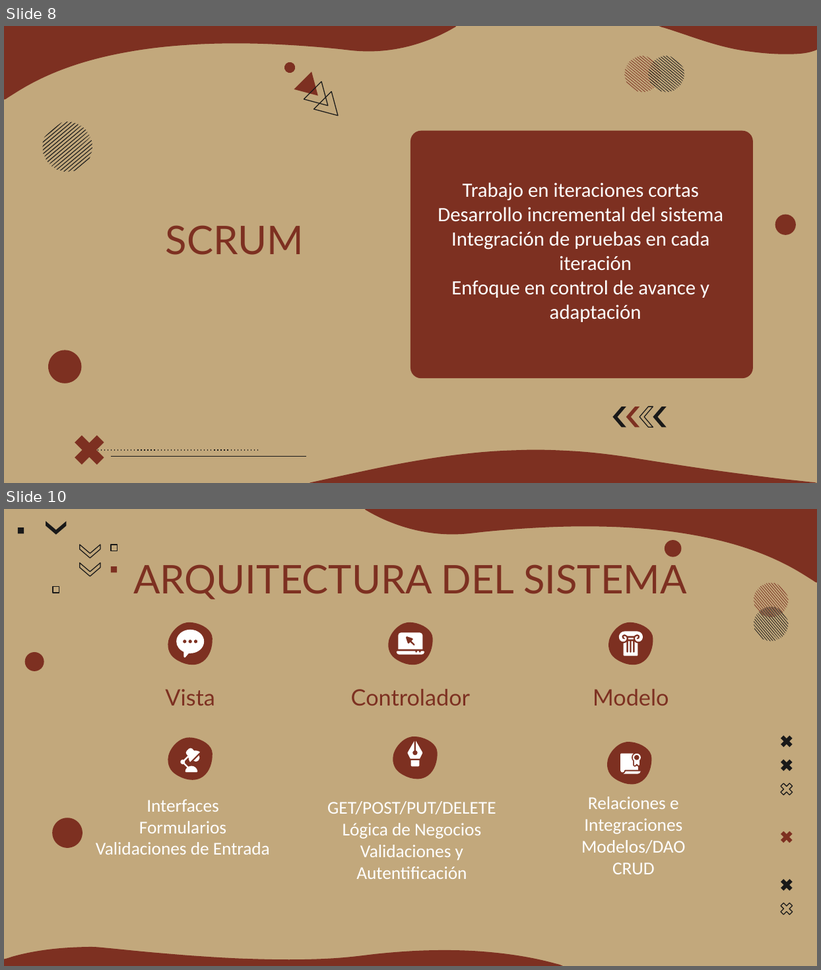
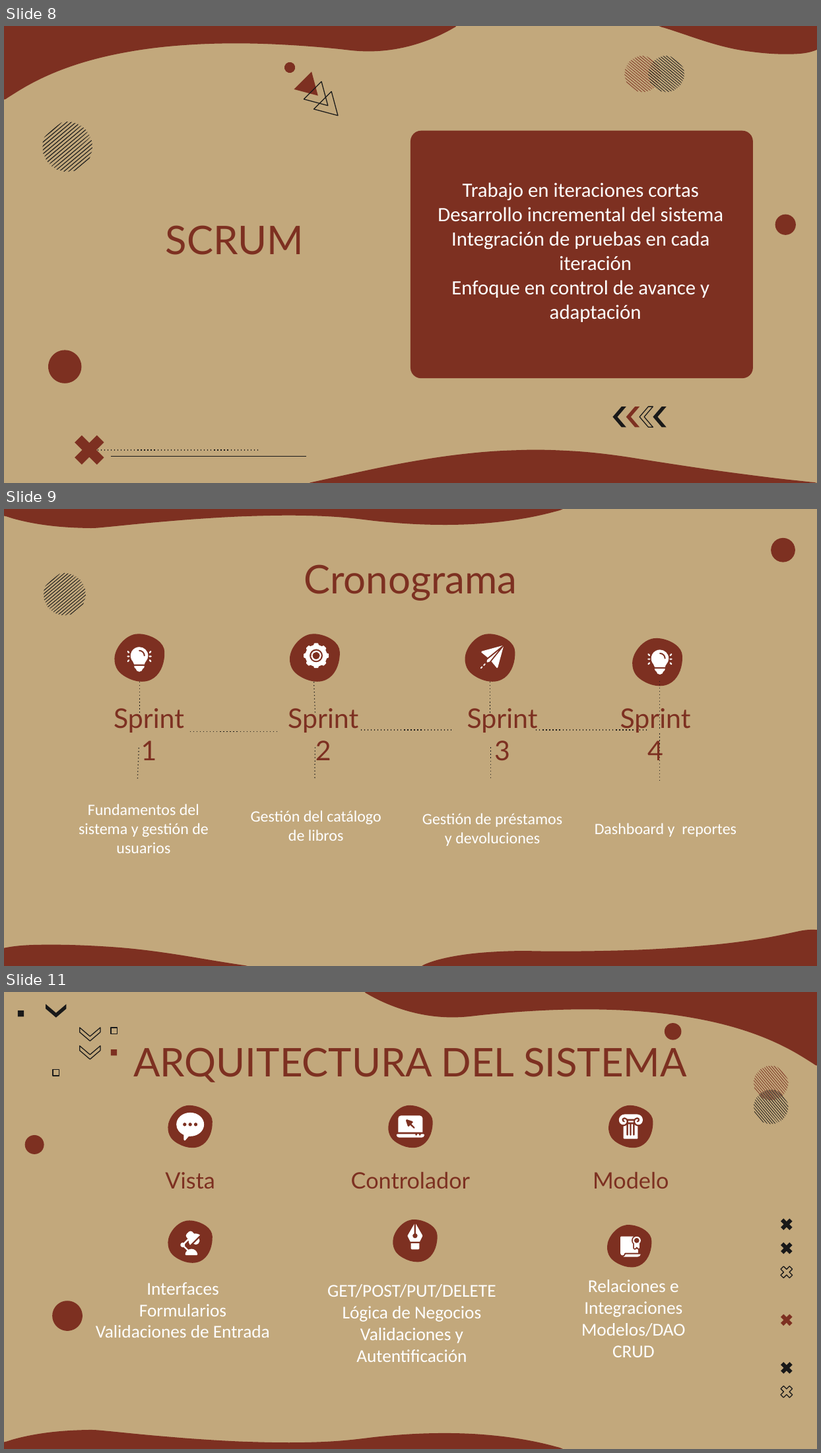
Before and after one commit to tutiloxhd/Capstone, a slide deck: 001D/Grupo 1/Fase 1/Evidencias Grupales/Presentación Proyecto.pptx. Shown one above the other, each under a label of ours: slides 8 and 10 before the commit, slides 8, 9 and 11 after it; the slides between them are not shown. The pictures are 821x970 and 821x1453 pixels, drawn with LibreOffice and Linux fonts; fonts in the diff are those of the drawing. Boxes give left, top, right and bottom in pixels: in the first picture for what was removed or moved away, otherwise in the second. Text is boxed around its words. In the diff, an @@ line names an element or a change of style, - is before the commit and + after.

```diff
--- a/001D/Grupo 1/Fase 1/Evidencias Grupales/Presentación Proyecto.pptx
+++ b/001D/Grupo 1/Fase 1/Evidencias Grupales/Presentación Proyecto.pptx
@@ slide 9 added at (4, 509, 817, 966), background #C2A87C @@
@@ freeform shape added at (4, 509, 562, 529), fill #7D3021 @@
@@ ellipse added at (771, 538, 795, 562), fill #7D3021 @@
@@ title added at (304, 564, 517, 601), 35 pt, text #7D3021 @@
+Cronograma
@@ group added at (43, 573, 86, 615): 16 freeform shapes @@
@@ freeform shape added at (304, 643, 329, 668), fill #FFFFFF @@
@@ group added at (115, 634, 648, 780): 9 lines, 3 freeform shapes @@
@@ freeform shape added at (632, 638, 683, 687), fill #7D3021 @@
@@ group added at (127, 647, 152, 671): 8 freeform shapes @@
@@ freeform shape added at (310, 650, 321, 661), fill #FFFFFF @@
@@ group added at (481, 646, 504, 669): 5 freeform shapes @@
@@ group added at (648, 650, 673, 674): 8 freeform shapes @@
@@ line added from (660, 729) to (660, 681), #191919 0.75 pt dashed @@
@@ text added at (114, 705, 184, 760), 24 pt, text #7D3021 @@
+Sprint 1
@@ text added at (288, 705, 358, 760), 24 pt, text #7D3021 @@
+Sprint 2
@@ text added at (467, 705, 538, 760), 24 pt, text #7D3021 @@
+Sprint 3
@@ text added at (620, 704, 691, 764), 24 pt, text #7D3021 @@
+Sprint 4
@@ line added from (660, 782) to (660, 733), #191919 0.75 pt dashed @@
@@ text added at (79, 804, 208, 854), 14 pt, text #FFFFFF @@
+Fundamentos del sistema y gestión de usuarios
@@ text added at (251, 811, 381, 841), 14 pt, text #FFFFFF @@
+Gestión del catálogo de libros
@@ text added at (422, 813, 562, 846), 14 pt, text #FFFFFF @@
+Gestión de préstamos y devoluciones
@@ text added at (595, 823, 737, 837), 14 pt, text #FFFFFF @@
+Dashboard y reportes
@@ freeform shape added at (422, 930, 817, 966), fill #7D3021 @@
@@ freeform shape added at (4, 945, 247, 966), fill #7D3021 @@
@@ what was slide 10 is now slide 11 @@
```
Also in this commit, not shown: 1 slide changed, 3 other slides added, 1 slide removed, 14 other files.
